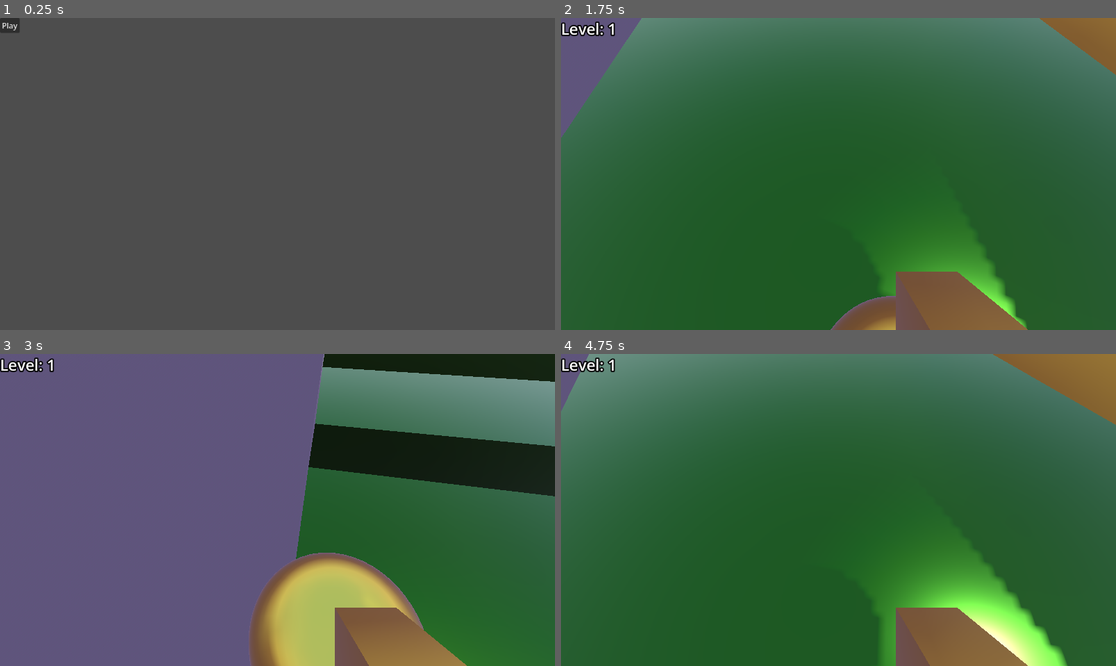
Above: before the commit, frames 1-4 (two rows, left to right).
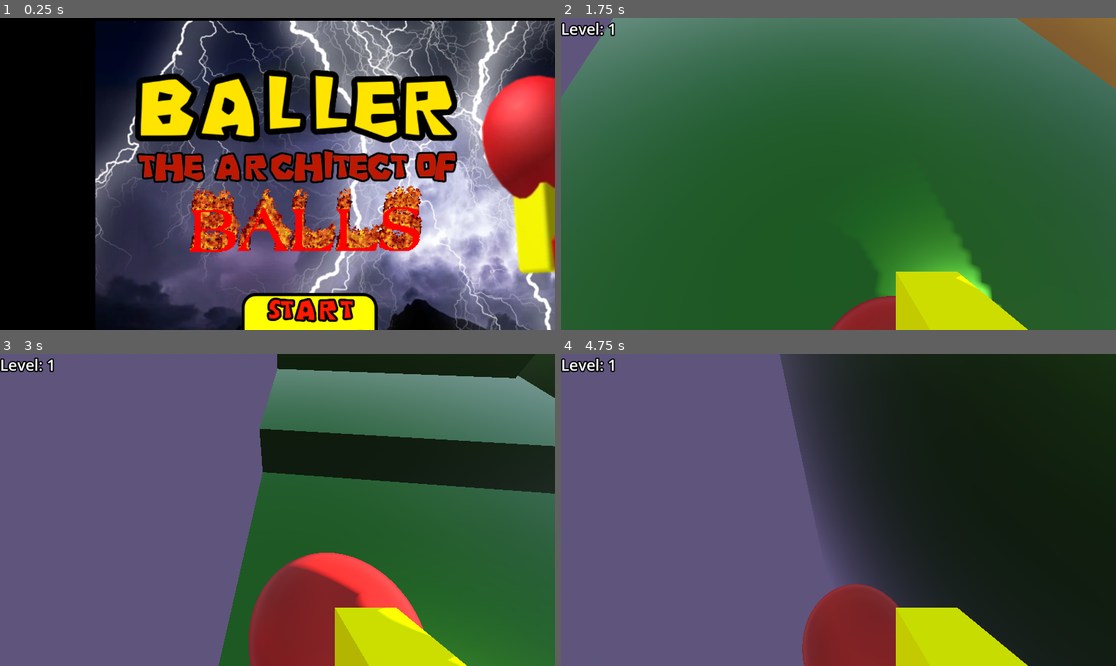
Above: after the commit, the same moments.

Repository: mudziok/rpg-multiplayer-event-3
Game: Godot game, scene res://Scenes/main_start_menu.tscn
Same seed, same stepped clock (60 frames per second), same inputs: the game is played once before the commit and once after it.
Inputs (mouse positions are in pixels of both pictures, inside the frame that each line leads up to; where the layout moved, square brackets give the same spot in the first picture):
- Up to frame 1 (0.25 s): no input
- Up to frame 2 (1.75 s): click (871, 326) [572, 24] at 0.5 s; tap Enter at 1.25 s; move the mouse to (866, 174) at 1.27 s; hold W (up) from 1.28 s (still down); click (866, 174) at 1.35 s
- Up to frame 3 (3 s): keep holding W (up); move the mouse to (249, 510) at 2.02 s; tap Space (space) at 2.1 s; move the mouse to (288, 503) at 2.77 s; click (288, 503) at 2.85 s
- Up to frame 4 (4.75 s): keep holding W (up); move the mouse to (832, 516) at 3.52 s; tap Space (space) at 3.6 s; move the mouse to (877, 513) at 4.27 s; click (877, 513) at 4.35 s

The runs differ from the first frame. In frame 1, 91% of the frame differs, in the area x 0-100%, y 0-100%; in frame 2, 7.5%; in frame 3, 19%; in frame 4, 99%.

Commit message:
Add Sprites and sounds. Change colors of mesh.

Diff:
--- /dev/null
+++ b/GODOT/rpg-mulitplayer-game-3/Assets/red_material_hard.tres
@@ -0,0 +1,6 @@
+[gd_resource type="StandardMaterial3D" format=3 uid="uid://ci3ocl3p0sn4y"]
+
+[resource]
+albedo_color = Color(0.6039216, 0.09803922, 0.08627451, 1)
+metallic_specular = 0.3
+roughness = 0.6
--- /dev/null
+++ b/GODOT/rpg-mulitplayer-game-3/Assets/yellow_material.tres
@@ -0,0 +1,5 @@
+[gd_resource type="StandardMaterial3D" format=3 uid="uid://cubwq2nluomdi"]
+
+[resource]
+albedo_color = Color(1, 0.9019608, 0, 1)
+metallic_specular = 0.0
--- a/GODOT/rpg-mulitplayer-game-3/Scenes/Player.tscn
+++ b/GODOT/rpg-mulitplayer-game-3/Scenes/Player.tscn
@@ -2,7 +2,8 @@
 
 [ext_resource type="Script" uid="uid://ct2rb57h3hrlm" path="res://Scripts/player.gd" id="1_rpqav"]
 [ext_resource type="PackedScene" uid="uid://bolavq2ip0m46" path="res://Scenes/projectile.tscn" id="2_gntrk"]
-[ext_resource type="Material" uid="uid://ngkdsn0se0bw" path="res://Assets/gold_material.tres" id="2_kyqiw"]
+[ext_resource type="Material" uid="uid://cubwq2nluomdi" path="res://Assets/yellow_material.tres" id="3_5ixxa"]
+[ext_resource type="AudioStream" uid="uid://nw2umjq4ek23" path="res://Sounds/Roblox_oof_sound_effect.mp3" id="4_dewec"]
 
 [sub_resource type="CapsuleShape3D" id="CapsuleShape3D_qbkls"]
 
@@ -23,7 +24,7 @@
 
 [node name="MeshInstance3D" type="MeshInstance3D" parent="." unique_id=1862481592]
 transform = Transform3D(1, 0, 0, 0, 1, 0, 0, 0, 1, 0, 1, 0)
-material_override = ExtResource("2_kyqiw")
+material_override = ExtResource("3_5ixxa")
 mesh = SubResource("CapsuleMesh_rpqav")
 
 [node name="Head" type="Node3D" parent="." unique_id=769739940]
@@ -33,7 +34,7 @@
 
 [node name="CSGBox3D" type="CSGBox3D" parent="Head/Camera3D" unique_id=459699988]
 transform = Transform3D(1, 0, 0, 0, 1, 0, 0, 0, 1, 0.32546818, -0.49232507, -0.2942412)
-material_override = ExtResource("2_kyqiw")
+material_override = ExtResource("3_5ixxa")
 size = Vector3(0.22705078, 0.2635498, 0.9096985)
 
 [node name="ShootPoint" type="Node3D" parent="Head/Camera3D/CSGBox3D" unique_id=1242511375]
@@ -59,3 +60,6 @@
 theme_override_constants/outline_size = 10
 theme_override_font_sizes/font_size = 32
 text = "Level: 0"
+
+[node name="SFX_BallThrow" type="AudioStreamPlayer" parent="." unique_id=1362599816]
+stream = ExtResource("4_dewec")
--- /dev/null
+++ b/GODOT/rpg-mulitplayer-game-3/Scenes/baller_screen.tscn
@@ -0,0 +1,17 @@
+[gd_scene format=3 uid="uid://ere0rv4us1kg"]
+
+[ext_resource type="Texture2D" uid="uid://bvsntsr47o548" path="res://Assets/Sprites/Baller_jumpscare.png" id="1_0rm4b"]
+
+[node name="Node2D" type="Control" unique_id=1210365510]
+modulate = Color(0, 0, 0, 1)
+layout_mode = 3
+anchors_preset = 15
+anchor_right = 1.0
+anchor_bottom = 1.0
+grow_horizontal = 2
+grow_vertical = 2
+
+[node name="BallerJumpscare" type="Sprite2D" parent="." unique_id=1218664811]
+position = Vector2(566.00006, 334)
+scale = Vector2(1.8399999, 1.8399999)
+texture = ExtResource("1_0rm4b")
--- a/GODOT/rpg-mulitplayer-game-3/Scenes/end_screen_menu.tscn
+++ b/GODOT/rpg-mulitplayer-game-3/Scenes/end_screen_menu.tscn
@@ -1,8 +1,10 @@
 [gd_scene format=3 uid="uid://rymjpxoptp7j"]
+
+[ext_resource type="Texture2D" uid="uid://i3key53kcoih" path="res://Assets/Sprites/baller end_screen.png" id="1_22kaw"]
 
 [node name="Node2D" type="Node2D" unique_id=1473097183]
 
-[node name="Label" type="Label" parent="." unique_id=1274030227]
-offset_right = 40.0
-offset_bottom = 23.0
-text = "end"
+[node name="BallerEndScreen" type="Sprite2D" parent="." unique_id=374279183]
+position = Vector2(566.00006, 331.00003)
+scale = Vector2(1.1599988, 1.1599988)
+texture = ExtResource("1_22kaw")
--- a/GODOT/rpg-mulitplayer-game-3/Scenes/finish.tscn
+++ b/GODOT/rpg-mulitplayer-game-3/Scenes/finish.tscn
@@ -6,6 +6,7 @@
 [ext_resource type="Material" uid="uid://b0qleqs4u51ji" path="res://Assets/blue_material.tres" id="4_6tqh2"]
 [ext_resource type="Material" uid="uid://bls4oaleiudrq" path="res://Assets/green_material.tres" id="5_oub70"]
 [ext_resource type="Material" uid="uid://bexa4h6yswe3e" path="res://Assets/purple_material.tres" id="6_t38wq"]
+[ext_resource type="AudioStream" uid="uid://bpu5jxqe7yxmy" path="res://Sounds/Baller_sound_effect.mp3" id="7_3vmem"]
 
 [sub_resource type="CylinderShape3D" id="CylinderShape3D_bgj60"]
 height = 0.3
@@ -111,3 +112,6 @@
 explosiveness = 0.75
 process_material = SubResource("ParticleProcessMaterial_6tqh2")
 draw_pass_1 = SubResource("BoxMesh_ogsmx")
+
+[node name="SFX_Finish" type="AudioStreamPlayer" parent="." unique_id=1982299610]
+stream = ExtResource("7_3vmem")
--- a/GODOT/rpg-mulitplayer-game-3/Scenes/main_start_menu.tscn
+++ b/GODOT/rpg-mulitplayer-game-3/Scenes/main_start_menu.tscn
@@ -1,12 +1,89 @@
 [gd_scene format=3 uid="uid://kdny16e80a1x"]
 
 [ext_resource type="Script" uid="uid://b3sanh5ja8ysk" path="res://Scripts/main_start_menu.gd" id="1_ctk0y"]
+[ext_resource type="Texture2D" uid="uid://m1bcrrpgbsmw" path="res://Assets/Sprites/Menu.png" id="2_nrr0a"]
+[ext_resource type="Texture2D" uid="uid://c38oi06qxweu4" path="res://Assets/Sprites/Black_bg.png" id="2_xhogq"]
+[ext_resource type="Texture2D" uid="uid://c0ooo5gwk2j5v" path="res://Assets/Sprites/Title.png" id="3_xxgw3"]
+[ext_resource type="Texture2D" uid="uid://ckv6dj7kpg3h3" path="res://Assets/Sprites/BALLS_sprite_sheet.png" id="4_bap0r"]
+[ext_resource type="Texture2D" uid="uid://cd5alsfdrri5g" path="res://Assets/Sprites/Menu_start_button.png" id="6_m3h2o"]
+[ext_resource type="Texture2D" uid="uid://iislnkm8u3d5" path="res://Assets/Sprites/Menu_start_button_clicked.png" id="7_1lagc"]
+
+[sub_resource type="AtlasTexture" id="AtlasTexture_xhogq"]
+atlas = ExtResource("4_bap0r")
+region = Rect2(0, 0, 268, 92)
+
+[sub_resource type="AtlasTexture" id="AtlasTexture_m3h2o"]
+atlas = ExtResource("4_bap0r")
+region = Rect2(268, 0, 268, 92)
+
+[sub_resource type="AtlasTexture" id="AtlasTexture_1lagc"]
+atlas = ExtResource("4_bap0r")
+region = Rect2(536, 0, 268, 92)
+
+[sub_resource type="AtlasTexture" id="AtlasTexture_q1b3c"]
+atlas = ExtResource("4_bap0r")
+region = Rect2(804, 0, 268, 92)
+
+[sub_resource type="AtlasTexture" id="AtlasTexture_up5i7"]
+atlas = ExtResource("4_bap0r")
+region = Rect2(1072, 0, 268, 92)
+
+[sub_resource type="SpriteFrames" id="SpriteFrames_h0fmr"]
+animations = [{
+"frames": [{
+"duration": 1.0,
+"texture": SubResource("AtlasTexture_xhogq")
+}, {
+"duration": 1.0,
+"texture": SubResource("AtlasTexture_m3h2o")
+}, {
+"duration": 1.0,
+"texture": SubResource("AtlasTexture_1lagc")
+}, {
+"duration": 1.0,
+"texture": SubResource("AtlasTexture_q1b3c")
+}, {
+"duration": 1.0,
+"texture": SubResource("AtlasTexture_up5i7")
+}],
+"loop": true,
+"name": &"Menu_Balls",
+"speed": 7.0
+}]
 
 [node name="Node2D" type="Node2D" unique_id=1045811294]
+position = Vector2(200, 80)
+scale = Vector2(1.3, 1.3)
 script = ExtResource("1_ctk0y")
 
-[node name="Button" type="Button" parent="." unique_id=934621137]
-offset_right = 41.0
-offset_bottom = 31.0
+[node name="BlackBg" type="Sprite2D" parent="." unique_id=651328875]
+position = Vector2(578.46155, 350.76923)
+scale = Vector2(1.3999991, 1.3999991)
+texture = ExtResource("2_xhogq")
+
+[node name="Menu" type="Sprite2D" parent="." unique_id=689014653]
+position = Vector2(576.00006, 328.00003)
+scale = Vector2(1.07, 1.07)
+texture = ExtResource("2_nrr0a")
+
+[node name="Title" type="Sprite2D" parent="." unique_id=1269577823]
+position = Vector2(320, 112)
+texture = ExtResource("3_xxgw3")
+
+[node name="AnimatedSprite2D" type="AnimatedSprite2D" parent="." unique_id=1686155465]
+texture_filter = 1
+position = Vector2(336, 256)
+scale = Vector2(1.52, 1.52)
+sprite_frames = SubResource("SpriteFrames_h0fmr")
+animation = &"Menu_Balls"
+frame_progress = 0.07286081
+
+[node name="Button" type="TextureButton" parent="." unique_id=2043481393]
+offset_left = 231.53848
+offset_top = 378.46152
+offset_right = 500.53848
+offset_bottom = 515.46155
+scale = Vector2(0.80615306, 0.80615306)
 size_flags_vertical = 4
-text = "Play"
+texture_normal = ExtResource("6_m3h2o")
+texture_pressed = ExtResource("7_1lagc")
--- a/GODOT/rpg-mulitplayer-game-3/Scenes/projectile.tscn
+++ b/GODOT/rpg-mulitplayer-game-3/Scenes/projectile.tscn
@@ -1,8 +1,9 @@
 [gd_scene format=3 uid="uid://bolavq2ip0m46"]
 
-[ext_resource type="Material" uid="uid://ngkdsn0se0bw" path="res://Assets/gold_material.tres" id="1_f8cdk"]
 [ext_resource type="PhysicsMaterial" uid="uid://clr6ea2hkes5b" path="res://Assets/ball_physics.tres" id="1_tl4hk"]
 [ext_resource type="Script" uid="uid://cph32d5ylxf6r" path="res://Scripts/projectile.gd" id="1_yr2qt"]
+[ext_resource type="Material" uid="uid://ci3ocl3p0sn4y" path="res://Assets/red_material_hard.tres" id="3_tl4hk"]
+[ext_resource type="AudioStream" uid="uid://ctux4xps5pj2s" path="res://Sounds/Ball_weld.mp3" id="4_d4467"]
 
 [sub_resource type="SphereShape3D" id="SphereShape3D_at5ip"]
 
@@ -28,7 +29,7 @@
 
 [node name="MeshInstance3D" type="MeshInstance3D" parent="." unique_id=137545777]
 mesh = SubResource("SphereMesh_at5ip")
-surface_material_override/0 = ExtResource("1_f8cdk")
+surface_material_override/0 = ExtResource("3_tl4hk")
 
 [node name="player_collision" type="Area3D" parent="." unique_id=1529708352]
 
@@ -47,3 +48,6 @@
 
 [node name="CollisionShape3D" type="CollisionShape3D" parent="ball_collision" unique_id=2128812232]
 shape = SubResource("SphereShape3D_yr2qt")
+
+[node name="SFX_ball_weld" type="AudioStreamPlayer" parent="." unique_id=1135774553]
+stream = ExtResource("4_d4467")
--- /dev/null
+++ b/GODOT/rpg-mulitplayer-game-3/Scripts/baller_screen.gd
@@ -0,0 +1,36 @@
+extends Control
+
+# skrypt do animacji obrazka(można go usunąć jak rezygnujesz z niego)
+func _ready():
+	scale = Vector2(0.0, 0.0)
+	modulate.a = 1.0
+
+	# Pop in
+	var tween = create_tween()
+
+	tween.tween_property(
+		self, "scale", Vector2(1.15, 1.15), 0.3
+	).set_trans(Tween.TRANS_BACK).set_ease(Tween.EASE_OUT)
+
+	# Settle
+	tween.tween_property(
+		self, "scale", Vector2(1.0, 1.0), 0.15
+	)
+
+	# Wait
+	tween.tween_interval(1.5)
+
+	# Disappear
+	tween.set_parallel(true)
+
+	tween.tween_property(
+		self, "modulate:a", 0.0, 0.4
+	)
+
+	tween.tween_property(
+		self, "scale", Vector2(0.0, 0.0), 0.4
+	)
+
+	await tween.finished
+
+	GlobalVars.next_level()
--- a/GODOT/rpg-mulitplayer-game-3/Scripts/finish.gd
+++ b/GODOT/rpg-mulitplayer-game-3/Scripts/finish.gd
@@ -1,6 +1,7 @@
 extends Node3D
 
 var finished:bool = false
+@onready var sfx_finish: AudioStreamPlayer = $SFX_Finish
 
 # Called when the node enters the scene tree for the first time.
 func _ready() -> void:
@@ -24,6 +25,7 @@
 
 func _entered(body:Node3D):
 	if body is RigidBody3D and !finished:
+		sfx_finish.play()
 		finished = true
 		$GPUParticles3D.emitting = true
 		$GPUParticles3D2.emitting = true
@@ -31,4 +33,7 @@
 		$GPUParticles3D4.emitting = true
 		$GPUParticles3D5.emitting = true
 		await get_tree().create_timer(2.5).timeout
+		# nie wiem co zrobić aby wyskoczył obrazek i zaniknął XD
+		# get_tree().change_scene_to_file("res://Scenes/levels/baller_screen.tscn")
+
 		GlobalVars.next_level()
--- a/GODOT/rpg-mulitplayer-game-3/Scripts/main_start_menu.gd
+++ b/GODOT/rpg-mulitplayer-game-3/Scripts/main_start_menu.gd
@@ -1,8 +1,9 @@
 extends Node2D
-
+@onready var animated_sprite = $AnimatedSprite2D
 
 # Called when the node enters the scene tree for the first time.
 func _ready() -> void:
+	animated_sprite.play("Menu_Balls")
 	$Button.button_down.connect(_play_pressed)
 
 
--- a/GODOT/rpg-mulitplayer-game-3/Scripts/player.gd
+++ b/GODOT/rpg-mulitplayer-game-3/Scripts/player.gd
@@ -8,9 +8,11 @@
 @export var shoot_timer:Timer
 @export var shoot_point:Node3D
 @export var projectile:PackedScene
+@onready var sfx_ball_throw: AudioStreamPlayer = $SFX_BallThrow
 
 const SPEED = 5.0
 const JUMP_VELOCITY = 4.5
+
 
 var gravity:Vector3 = Vector3(0,-12,0)
 var SENSITIVITY:float = 1
@@ -79,6 +81,7 @@
 	move_and_slide()
 
 func _shoot():
+	sfx_ball_throw.play()
 	print("shoot")
 	if projectile!=null:
 		var projectile_new = projectile.instantiate()
--- a/GODOT/rpg-mulitplayer-game-3/Scripts/projectile.gd
+++ b/GODOT/rpg-mulitplayer-game-3/Scripts/projectile.gd
@@ -4,6 +4,7 @@
 @export var player_timer:Timer
 @export var player_first_timer:Timer
 @export var ball_col:Area3D
+@onready var sfx_ball_weld: AudioStreamPlayer = $SFX_ball_weld
 var player:Node3D = null
 var fired:bool = false
 # Called when the node enters the scene tree for the first time.
@@ -53,6 +54,7 @@
 			joint_new.node_b = joint_new.get_path_to(body)
 		else:
 			if body.physics_material_override.bounce != 10:
+				sfx_ball_weld.play()
 				var dir:Vector3 = self.global_position.direction_to(body.global_position)
 				global_position = ( ( self.global_position + body.global_position ) * 0.5 ) - dir*0.45
 
Binary file added: GODOT/rpg-mulitplayer-game-3/Assets/Fonts/RobloxFont-Regular.ttc
Not shown, added: GODOT/rpg-mulitplayer-game-3/Assets/Fonts/RobloxFont-Regular.ttc.import
Binary file added: GODOT/rpg-mulitplayer-game-3/Assets/Fonts/RobloxFontRegular-X30AZ.ttf
Not shown, added: GODOT/rpg-mulitplayer-game-3/Assets/Fonts/RobloxFontRegular-X30AZ.ttf.import
Binary file added: GODOT/rpg-mulitplayer-game-3/Assets/Sprites/BALLS.gif
Binary file added: GODOT/rpg-mulitplayer-game-3/Assets/Sprites/BALLS_sprite_sheet.png
Not shown, added: GODOT/rpg-mulitplayer-game-3/Assets/Sprites/BALLS_sprite_sheet.png.import
Binary file added: GODOT/rpg-mulitplayer-game-3/Assets/Sprites/Baller_jumpscare.png
Not shown, added: GODOT/rpg-mulitplayer-game-3/Assets/Sprites/Baller_jumpscare.png.import
Binary file added: GODOT/rpg-mulitplayer-game-3/Assets/Sprites/Black_bg.png
Not shown, added: GODOT/rpg-mulitplayer-game-3/Assets/Sprites/Black_bg.png.import
Binary file added: GODOT/rpg-mulitplayer-game-3/Assets/Sprites/Menu.png
(and 16 more such lines)
